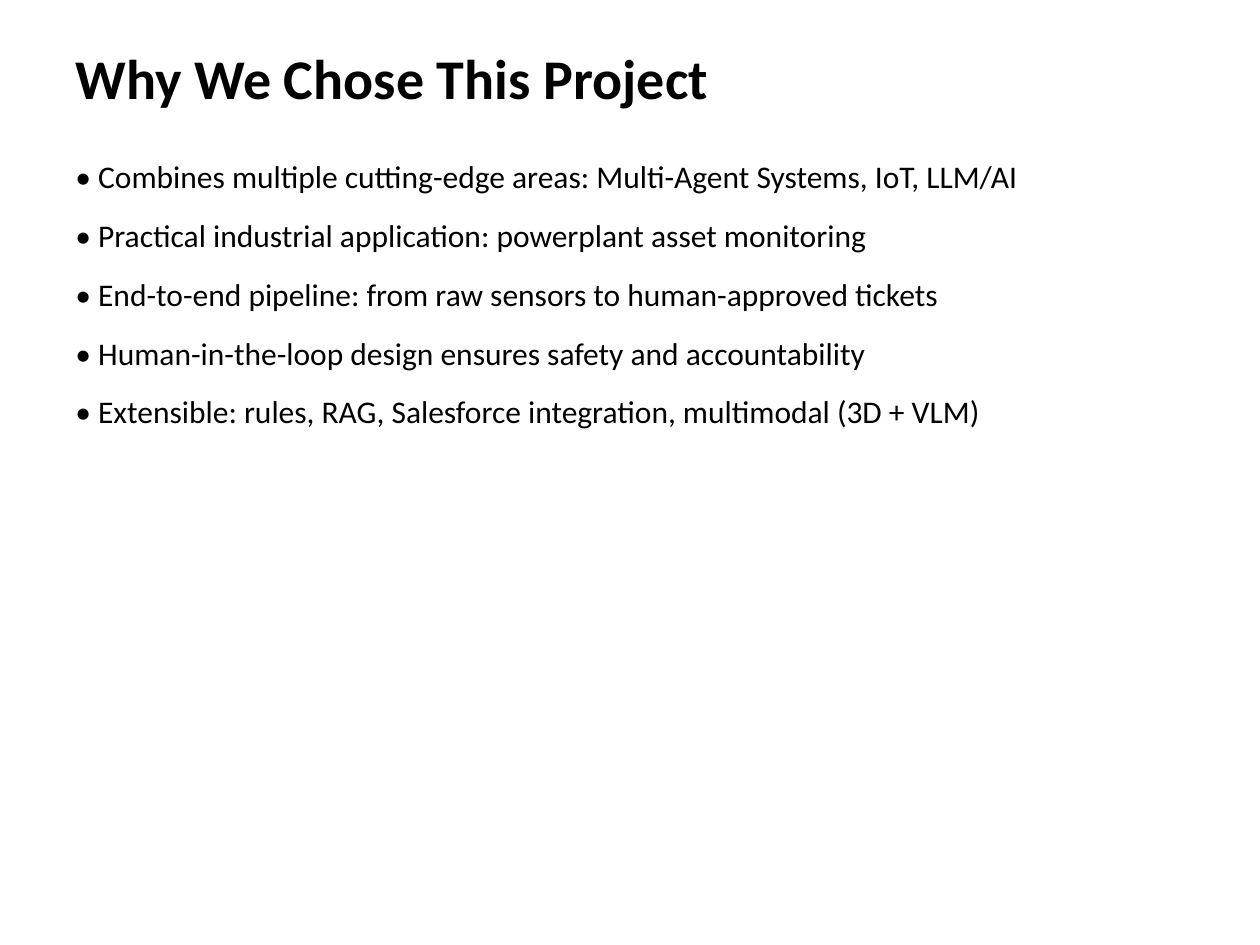
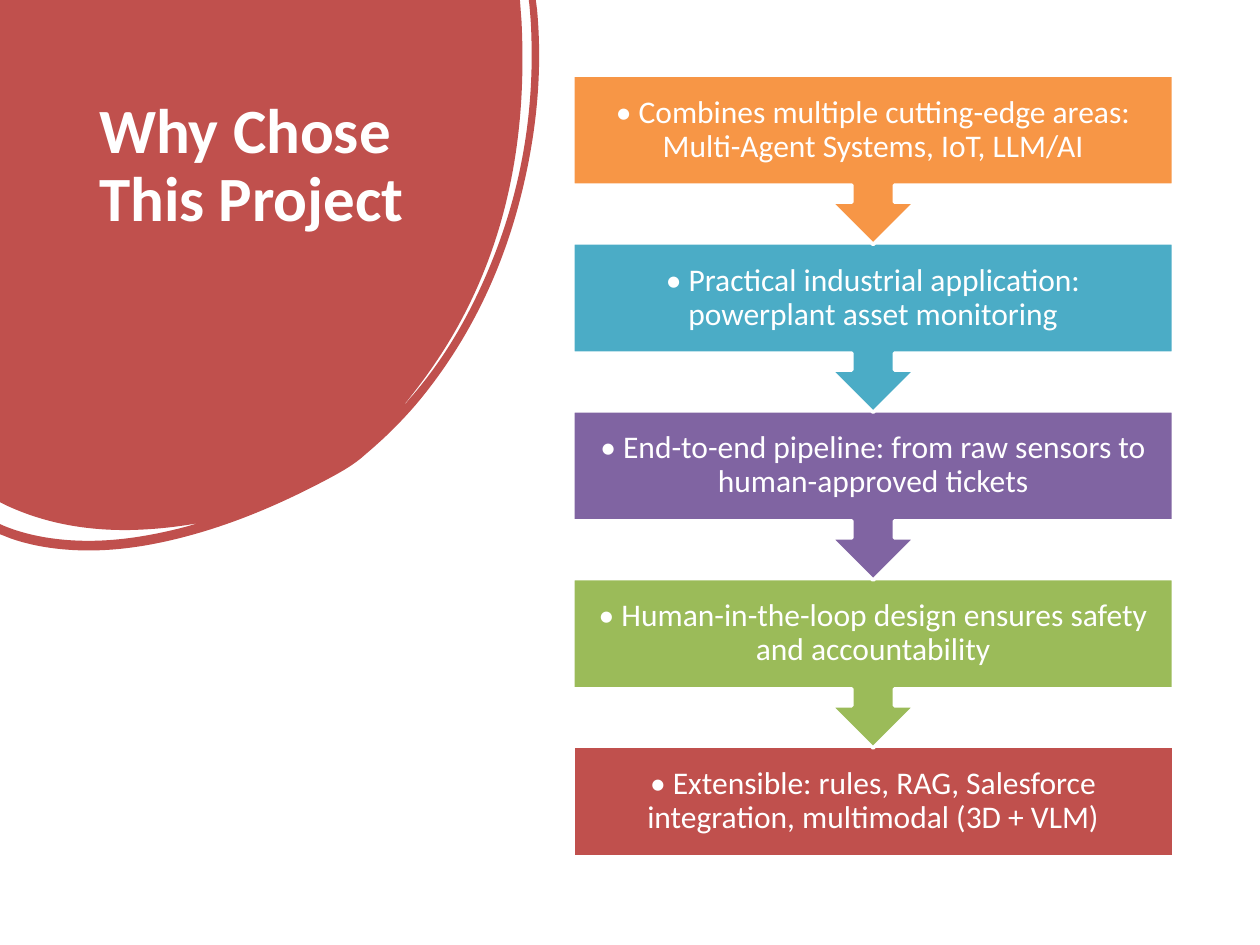
Before and after one commit to Haoj1/Powerplant-Multi-Agent, a slide deck: slide 3 of docs/Multi-Agent_Powerplant_Project.pptx. Drawn at 1260x945 pixels with LibreOffice and Linux fonts; fonts in the diff are those of the drawing. Boxes give left, top, right and bottom in pixels: in the first picture for what was removed or moved away, otherwise in the second. Text is boxed around its words. In the diff, an @@ line names an element or a change of style, - is before the commit and + after.

```diff
--- a/docs/Multi-Agent_Powerplant_Project.pptx
+++ b/docs/Multi-Agent_Powerplant_Project.pptx
@@ freeform shape added at bbox=[0, 0, 539, 551], fill #C0504D @@
@@ text at bbox=[99, 109, 404, 232]: text changed; size 32 to 36 pt; text colour #000000 to #FFFFFF @@
-Why We Chose This Project
+Why Chose This Project
@@ group added at bbox=[573, 76, 1174, 856]: 5 texts, 4 up arrow callouts, 1 rectangle @@
+• Extensible: rules, RAG, Salesforce integration, multimodal (3D + VLM)
+• Human-in-the-loop design ensures safety and accountability
+• End-to-end pipeline: from raw sensors to human-approved tickets
+• Practical industrial application: powerplant asset monitoring
+• Combines multiple cutting-edge areas: Multi-Agent Systems, IoT, LLM/AI
@@ text removed at bbox=[98, 166, 1017, 429] @@
-• Combines multiple cutting-edge areas: Multi-Agent Systems, IoT, LLM/AI
-• Practical industrial application: powerplant asset monitoring
-• End-to-end pipeline: from raw sensors to human-approved tickets
-• Human-in-the-loop design ensures safety and accountability
-• Extensible: rules, RAG, Salesforce integration, multimodal (3D + VLM)
```
Also in this commit, not shown: 24 other slides changed, 5 slides added, 2 slides removed.
